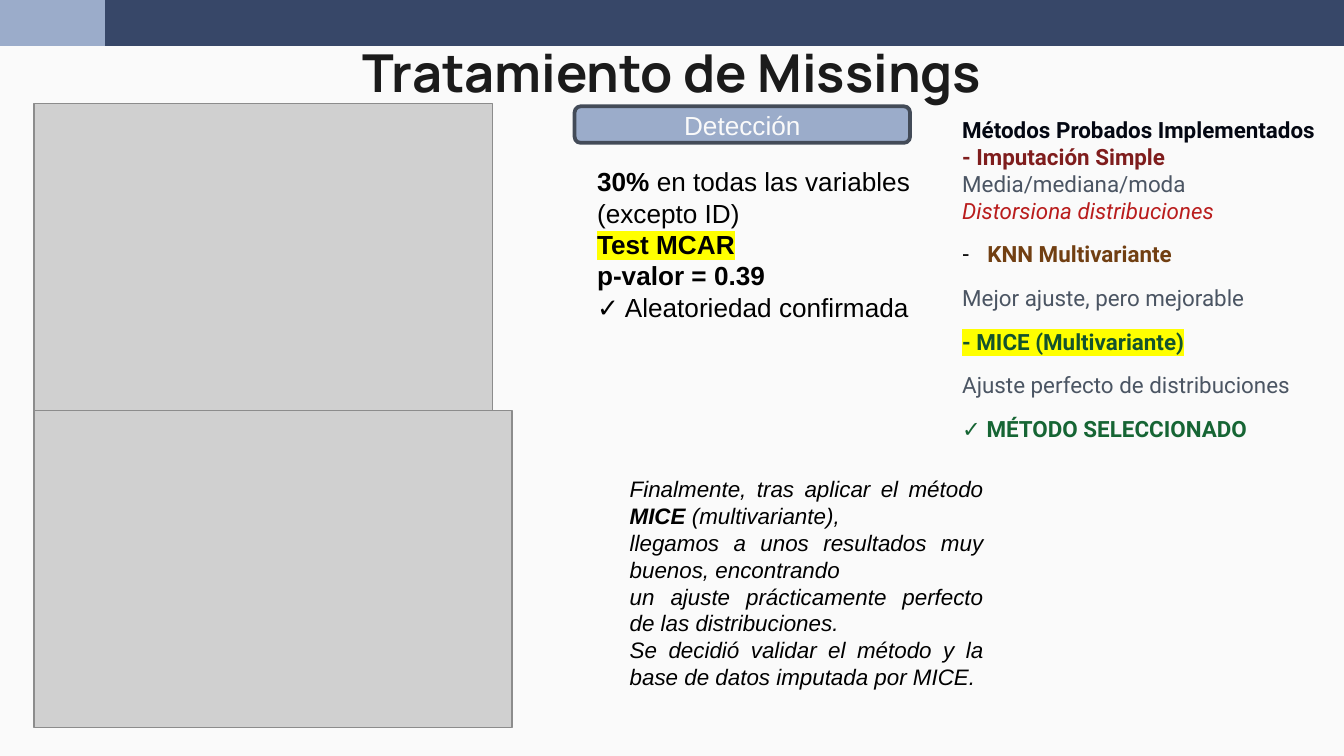
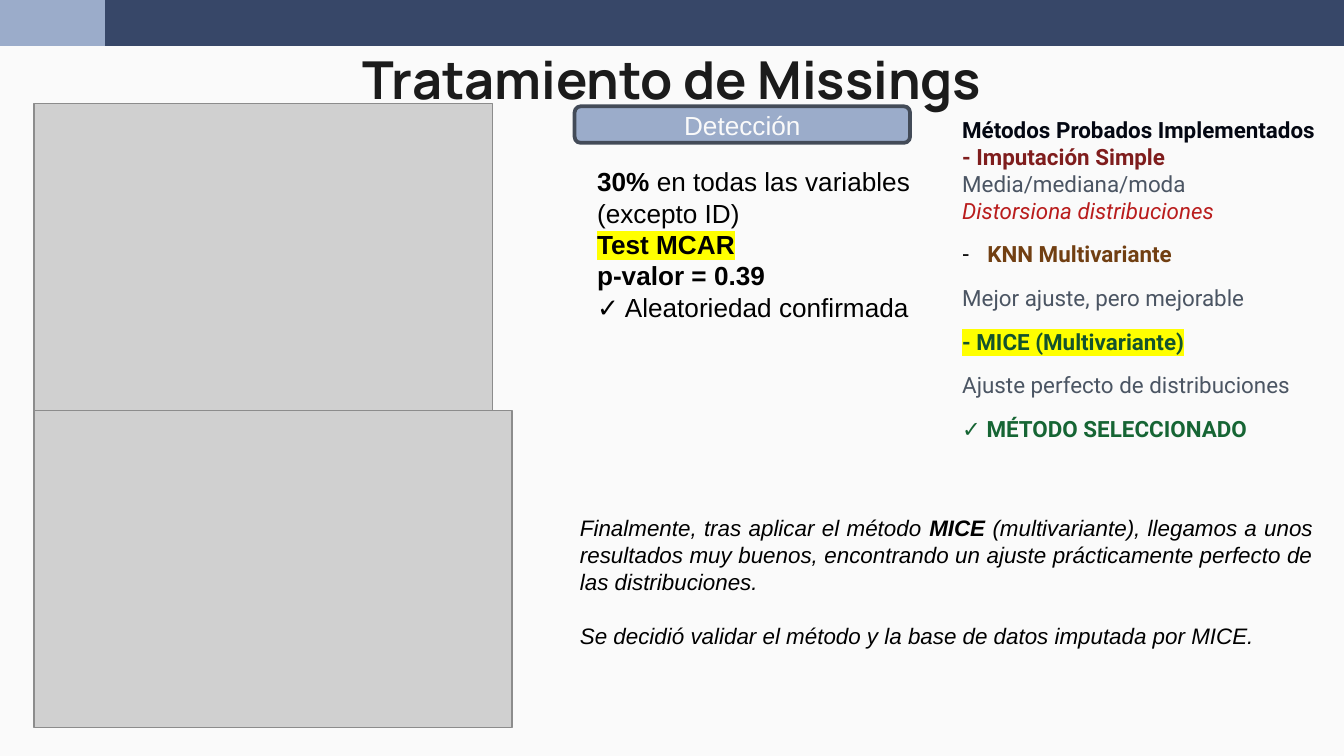
Before and after one commit to wen2111/Mineria, a slide deck: slide 7 of Entrega_1/00 - REPORTE/REPORTE_new.pptx. Drawn at 1344x756 pixels with LibreOffice and Linux fonts; fonts in the diff are those of the drawing; grey boxes stand for pictures. Boxes give left, top, right and bottom in pixels: in the first picture for what was removed or moved away, otherwise in the second. Text is boxed around its words. In the diff, an @@ line names an element or a change of style, - is before the commit and + after.

```diff
--- a/Entrega_1/00 - REPORTE/REPORTE_new.pptx
+++ b/Entrega_1/00 - REPORTE/REPORTE_new.pptx
@@ title "Tratamiento de Missings" rewrapped from <box>363,44,982,106</box> to <box>363,60,982,112</box> @@
@@ text "Finalmente, tras aplicar el método ...": place and size @@
-text "Finalmente, tras aplicar el método ..." at <box>630,480,984,690</box>
+text "Finalmente, tras aplicar el método ..." at <box>580,519,1312,649</box>
@@ text at <box>580,519,1312,591</box>: text changed @@
-Finalmente, tras aplicar el método MICE (multivariante),
-llegamos a unos resultados muy buenos, encontrando
-un ajuste prácticamente perfecto de las distribuciones.
+Finalmente, tras aplicar el método MICE (multivariante), llegamos a unos resultados muy buenos, encontrando un ajuste prácticamente perfecto de las distribuciones.
```
Also in this commit, not shown: 6 other slides changed, 2 other files.
